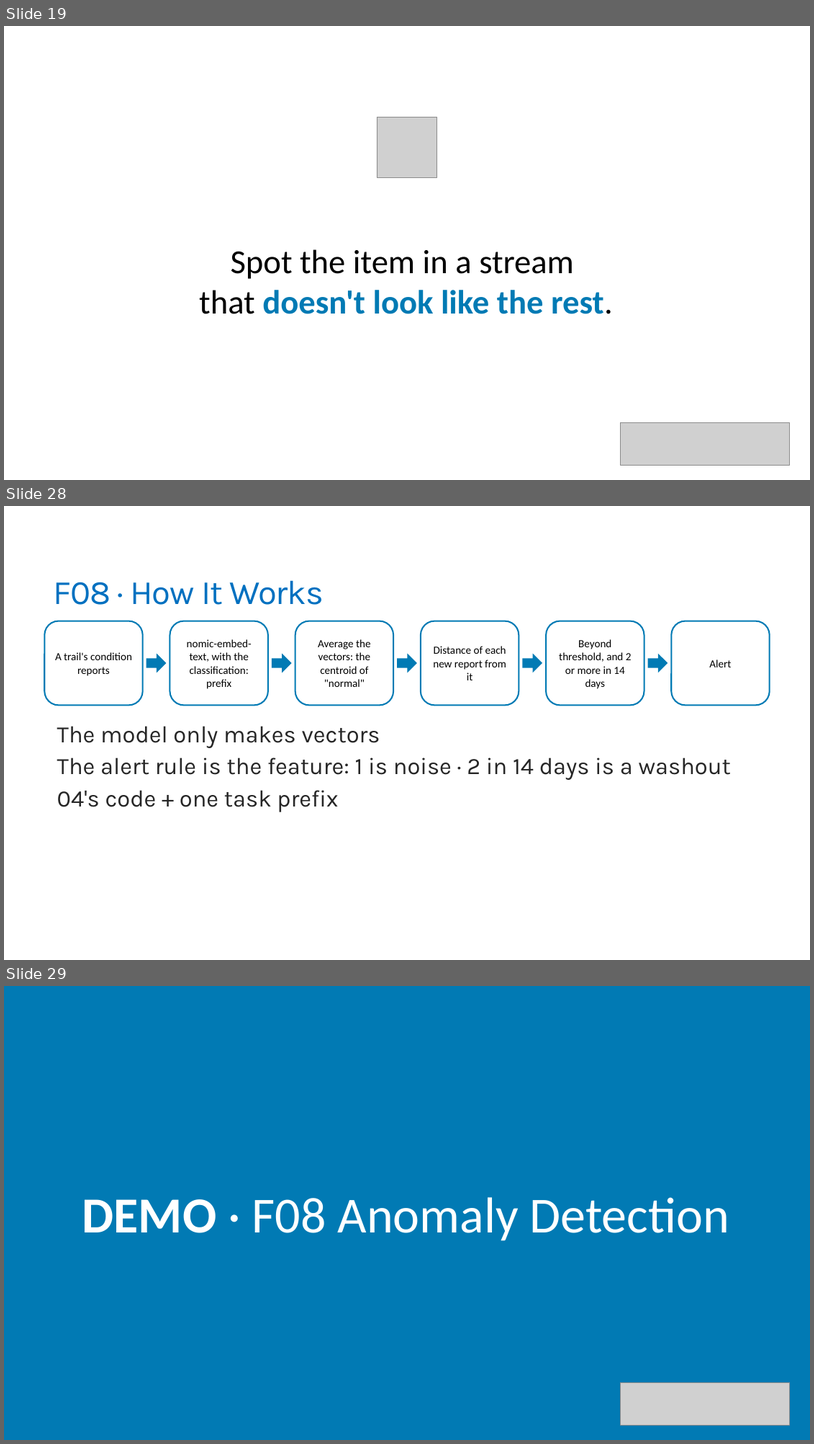
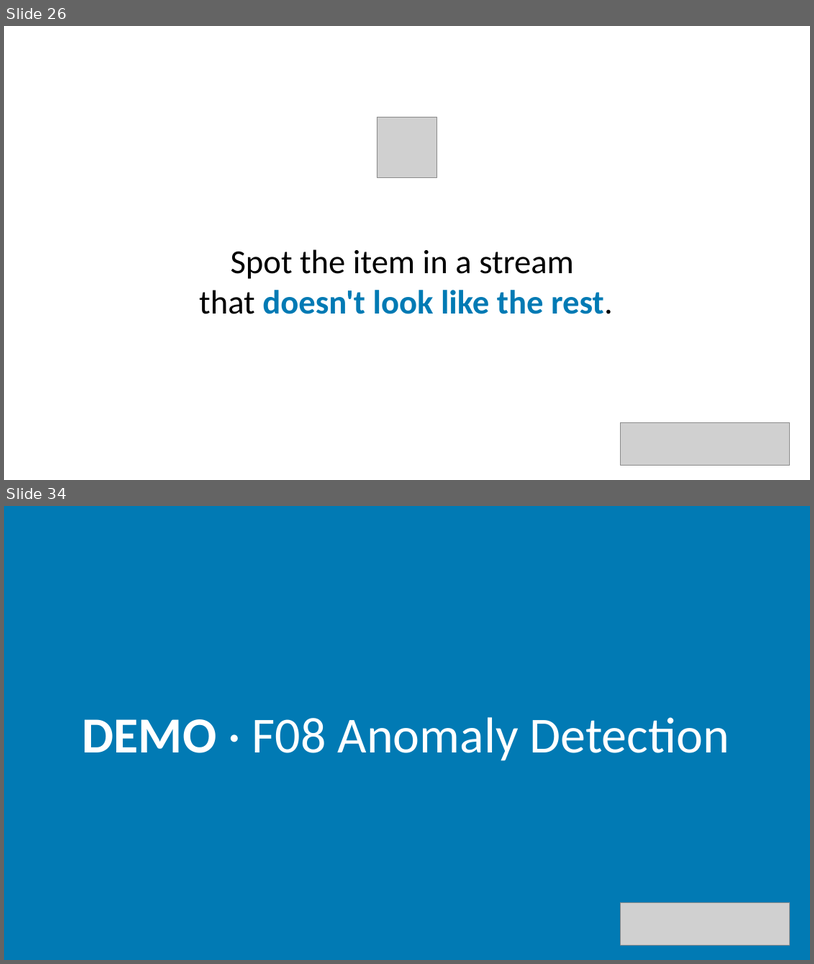
Before and after one commit to trailheadtechnology/10-ai-features-workshop, a slide deck: modules/M3-deciding/M3-deciding.pptx. Shown one above the other, each under a label of ours: slides 19, 28 and 29 before the commit, slides 26 and 34 after it; the slides between them are not shown. The pictures are 814x1444 and 814x964 pixels, drawn with LibreOffice and Linux fonts; fonts in the diff are those of the drawing; grey boxes stand for pictures. Boxes give left, top, right and bottom in pixels: in the first picture for what was removed or moved away, otherwise in the second. Text is boxed around its words. In the diff, an @@ line names an element or a change of style, - is before the commit and + after.

```diff
--- a/modules/M3-deciding/M3-deciding.pptx
+++ b/modules/M3-deciding/M3-deciding.pptx
@@ slide 28 removed at <box>4,506,810,960</box>, background #FFFFFF @@
@@ title removed at <box>54,580,324,605</box> @@
-F08 · How It Works
@@ rounded rectangle removed at <box>44,621,142,705</box> @@
-A trail's condition reports
@@ rounded rectangle removed at <box>170,621,268,705</box> @@
-nomic-embed-text, with the classification: prefix
@@ rounded rectangle removed at <box>296,621,394,705</box> @@
-Average the vectors: the centroid of "normal"
@@ rounded rectangle removed at <box>421,621,519,705</box> @@
-Distance of each new report from it
@@ rounded rectangle removed at <box>547,621,645,705</box> @@
-Beyond threshold, and 2 or more in 14 days
@@ rounded rectangle removed at <box>672,621,770,705</box> @@
-Alert
@@ right arrow removed at <box>146,654,166,673</box> @@
@@ right arrow removed at <box>272,654,292,673</box> @@
@@ right arrow removed at <box>397,654,417,673</box> @@
@@ right arrow removed at <box>523,654,543,673</box> @@
@@ right arrow removed at <box>648,654,669,673</box> @@
@@ text removed at <box>57,726,731,812</box> @@
-  The model only makes vectors
-  The alert rule is the feature: 1 is noise · 2 in 14 days is a washout
-  04's code + one task prefix
@@ what was slide 19 is now slide 26 @@
@@ what was slide 29 is now slide 34 @@
```
Also in this commit, not shown: 6 slides changed, 16 slides added, 10 other slides removed, 3 other files.
